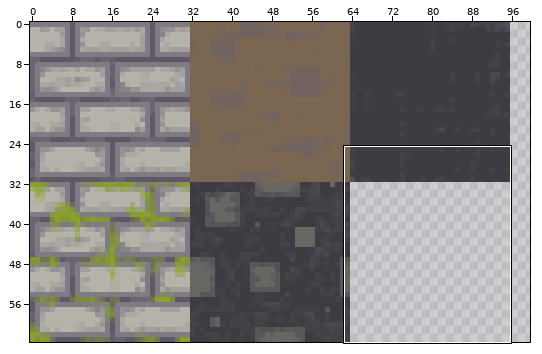
Two versions of one sprite sheet, assets/texture/tile_dungeon.png. The first picture is a wide view before the edit; the outline marks the close-up.
Close-up. Before the edit:
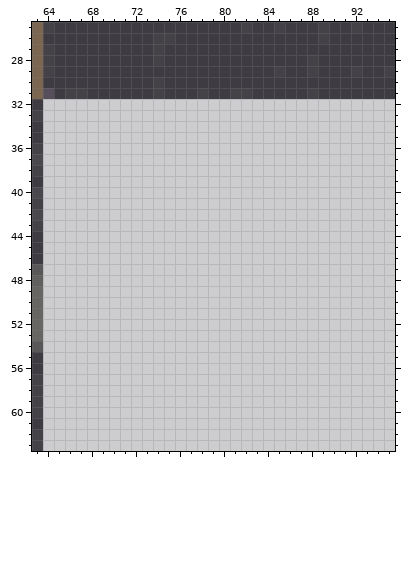
The file is 128x64 pixels. Colours within 5 levels of each other are drawn and written as one. Shown: x 63..95, y 25..63. The wide view leaves out empty margins.
The same view after the edit:
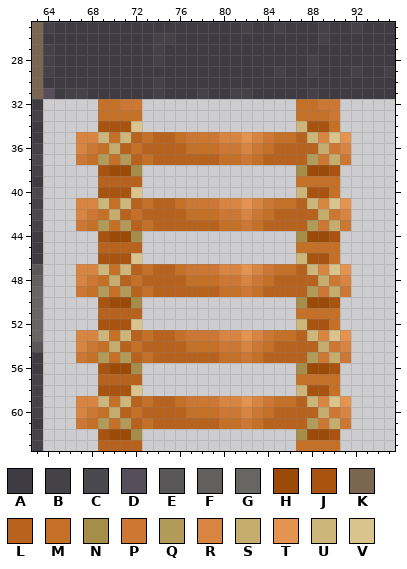
Palette (. is transparent): A #3f3b42  B #444147  C #4a474d  D #564f5b  E #595758  F #61605e  G #676662  H #9b4a07  J #a85410  K #7b6751  L #b7621d  M #c47027  N #a58d4a  P #cc7733  Q #b29a59  R #d88541  S #c4ad6d  T #e59350  U #ccb67a  V #d8c48c
Change:
Changed rows in their new state; - is an unchanged pixel.
first column x 67:
32 --MMPP--------------MMPP-
33 --MMMM--------------MMMP-
34 --JJJV--------------UJJM-
35 RRUMULMLLMPPPRRTRPMMLURVT
36 RPMSLMLLLLMMMPPRPMLLLLSPR
37 PMQMQLMLLLLLLMMPMLLLLQPSP
38 --JHHN--------------NHHJ-
39 --LLLL--------------MMMM-
40 --JJJV--------------UJJM-
41 RRUMULMLLMPPPRRTRPMMLURVT
42 RPMSLMLLLLMMMPPRPMLLLLSPR
43 PMQMQLMLLLLLLMMPMLLLLQPSP
44 --JHHN--------------NHHJ-
45 --LLLL--------------MMMM-
46 --JJJV--------------UJJM-
47 RRUMULMLLMPPPRRTRPMMLURVT
48 RPMSLMLLLLMMMPPRPMLLLLSPR
49 PMQMQLMLLLLLLMMPMLLLLQPSP
50 --JHHN--------------NHHJ-
51 --LLLL--------------MMMM-
52 --JJJV--------------UJJM-
53 RRUMULMLLMPPPRRTRPMMLURVT
54 RPMSLMLLLLMMMPPRPMLLLLSPR
55 PMQMQLMLLLLLLMMPMLLLLQPSP
56 --JHHN--------------NHHJ-
57 --LLLL--------------MMMM-
58 --JJJV--------------UJJM-
59 RRUMULMLLMPPPRRTRPMMLURVT
60 RPMSLMLLLLMMMPPRPMLLLLSPR
61 PMQMQLMLLLLLLMMPMLLLLQPSP
62 --JHHN--------------NHHJ-
63 --LLLL--------------MMMM-
Changed places in both close-ups, as pixel boxes (x1, y1, x2, y2):
added: (76, 99, 351, 451)
